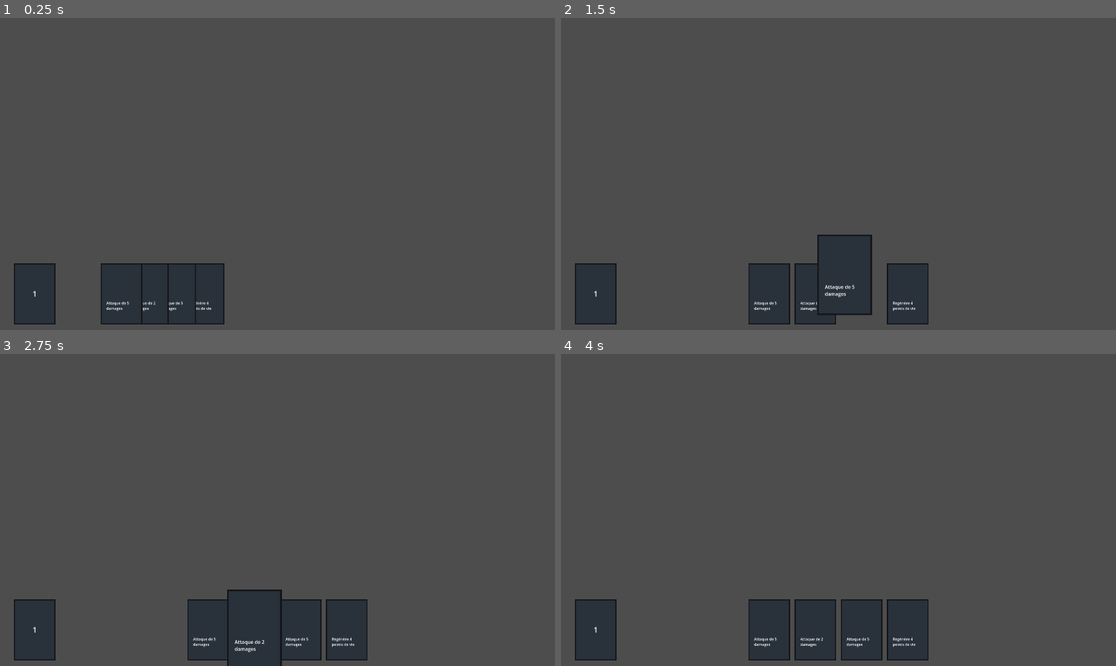
Above: before the commit, frames 1-4 (two rows, left to right).
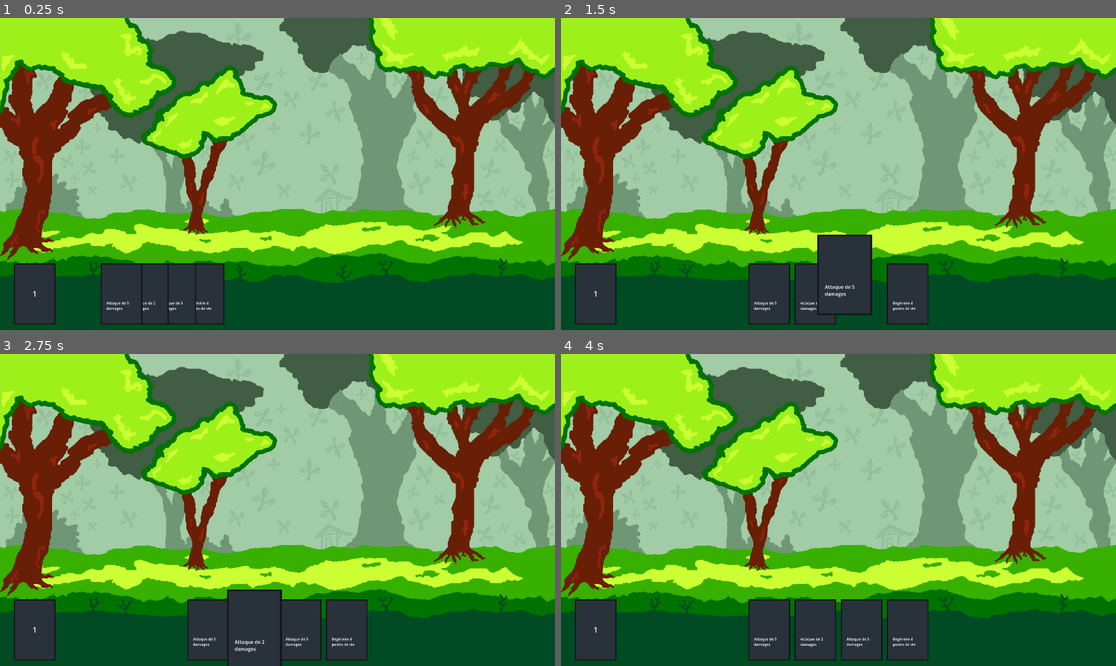
Above: after the commit, the same moments.

Repository: Pyropingouin/GameJam2025
Game: Godot game, scene res://Scenes/main.tscn
Two runs of this game, one before a commit and one after it. Both use one fixed random seed, a clock stepped at 60 frames per second and the inputs below.
Inputs (mouse positions are in pixels of both pictures, inside the frame that each line leads up to):
- Up to frame 1 (0.25 s): no input
- Up to frame 2 (1.5 s): drag from (905, 292) to (894, 105) at 0.52 s; drag from (860, 292) to (810, 236) at 1.27 s
- Up to frame 3 (2.75 s): move the mouse to (255, 628) at 2.02 s; click (255, 628) at 2.17 s
- Up to frame 4 (4 s): tap Enter at 2.75 s; drag from (766, 628) to (672, 463) at 2.77 s; move the mouse to (1005, 556) at 3.52 s; click (1005, 556) at 3.67 s

The runs differ from the first frame. In frame 1, 88% of the frame differs, in the area x 0-100%, y 0-100%; in frame 2, 86%; in frame 3, 86%; in frame 4, 87%.

Commit message:
Ajout du BattleBackground

Diff:
--- a/gamejam2025/Scenes/main.tscn
+++ b/gamejam2025/Scenes/main.tscn
@@ -1,5 +1,6 @@
-[gd_scene load_steps=6 format=3 uid="uid://dhi4ubpsbjwht"]
+[gd_scene load_steps=7 format=3 uid="uid://dhi4ubpsbjwht"]
 
+[ext_resource type="Texture2D" uid="uid://cfe6tj1jjpd50" path="res://Assets/Background.png" id="1_8vpiy"]
 [ext_resource type="Script" path="res://Scripts/card_manager.gd" id="1_jcl2g"]
 [ext_resource type="Script" path="res://Scripts/input_manager.gd" id="2_pow3f"]
 [ext_resource type="Texture2D" uid="uid://cfhb0oqftay68" path="res://Assets/card_temporaire.png" id="4_n7ktf"]
@@ -7,6 +8,10 @@
 [ext_resource type="Script" path="res://Scripts/deck.gd" id="4_t3xfq"]
 
 [node name="Main" type="Node2D"]
+
+[node name="BattleBackground" type="Sprite2D" parent="."]
+position = Vector2(960, 540)
+texture = ExtResource("1_8vpiy")
 
 [node name="CardManager" type="Node2D" parent="."]
 script = ExtResource("1_jcl2g")
--- a/gamejam2025/Scripts/player_hand.gd
+++ b/gamejam2025/Scripts/player_hand.gd
@@ -1,6 +1,5 @@
 extends Node2D
 
-const HAND_COUNT = 4
 const CARD_SCENE_PATH = "res://Scenes/card.tscn"
 const CARD_WIDTH = 160
 const HAND_Y_POSIION = 955
@@ -13,13 +12,6 @@
 
 func _ready() -> void:
 	center_screen_x = get_viewport_rect().size.x / 2
-
-	#var card_scene = preload(CARD_SCENE_PATH)
-	#for i in range(HAND_COUNT):
-		#var new_card = card_scene.instantiate()
-		#card_manager.add_child(new_card)
-		#new_card.name = "Card"
-		#add_card_to_hand(new_card, DEFAULT_CARD_MOVE_SPEED)
 
 func add_card_to_hand(card, speed):
 	# Lorsque call dans _ready()
Binary file added: gamejam2025/Assets/Background.png
Not shown, added: gamejam2025/Assets/Background.png.import
